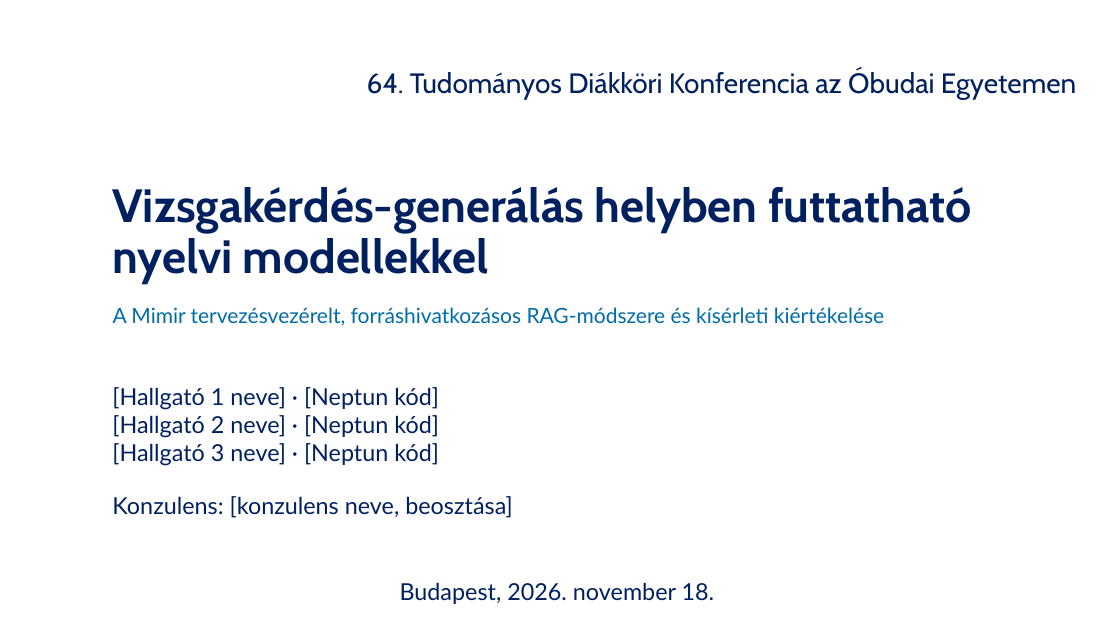
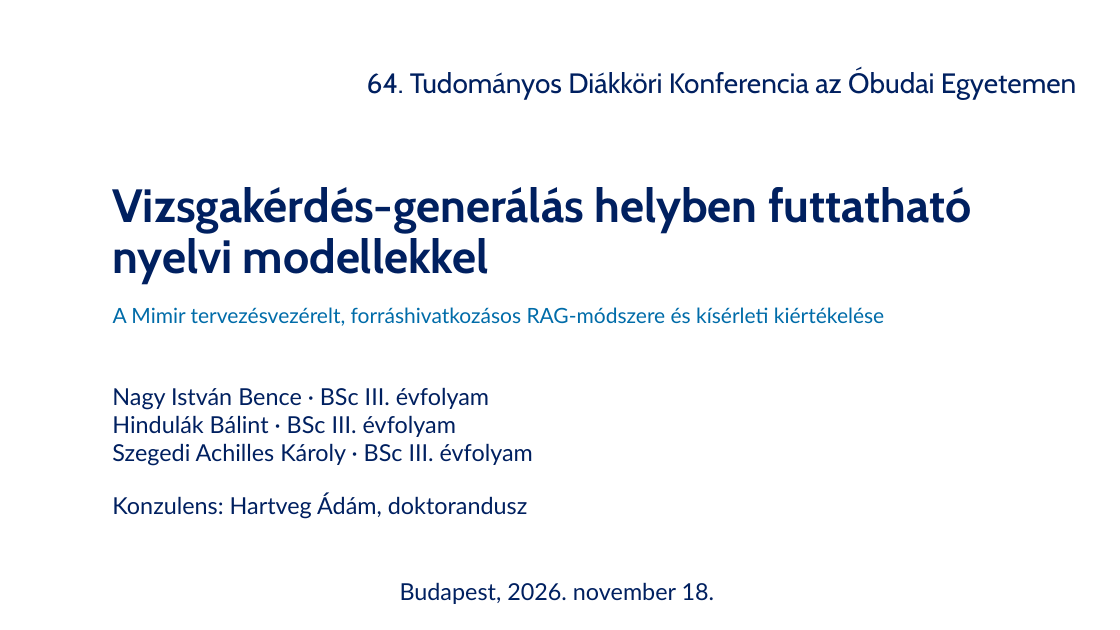
Before and after one commit to Deatron01/Project-Mimir, a slide deck: slide 1 of tdk/eloadas/mimir_tdk_eloadas.pptx. Drawn at 1120x630 pixels with LibreOffice and Linux fonts; fonts in the diff are those of the drawing; background and template pictures are left out. Boxes give left, top, right and bottom in pixels: in the first picture for what was removed or moved away, otherwise in the second. Text is boxed around its words. In the diff, an @@ line names an element or a change of style, - is before the commit and + after.

```diff
--- a/tdk/eloadas/mimir_tdk_eloadas.pptx
+++ b/tdk/eloadas/mimir_tdk_eloadas.pptx
@@ text at <box>112,387,533,519</box>: text changed @@
-[Hallgató 1 neve] · [Neptun kód]
-[Hallgató 2 neve] · [Neptun kód]
-[Hallgató 3 neve] · [Neptun kód]
-Konzulens: [konzulens neve, beosztása]
+Nagy István Bence · BSc III. évfolyam
+Hindulák Bálint · BSc III. évfolyam
+Szegedi Achilles Károly · BSc III. évfolyam
+Konzulens: Hartveg Ádám, doktorandusz
```
Also in this commit, not shown: 16 other slides changed, 4 other files.
